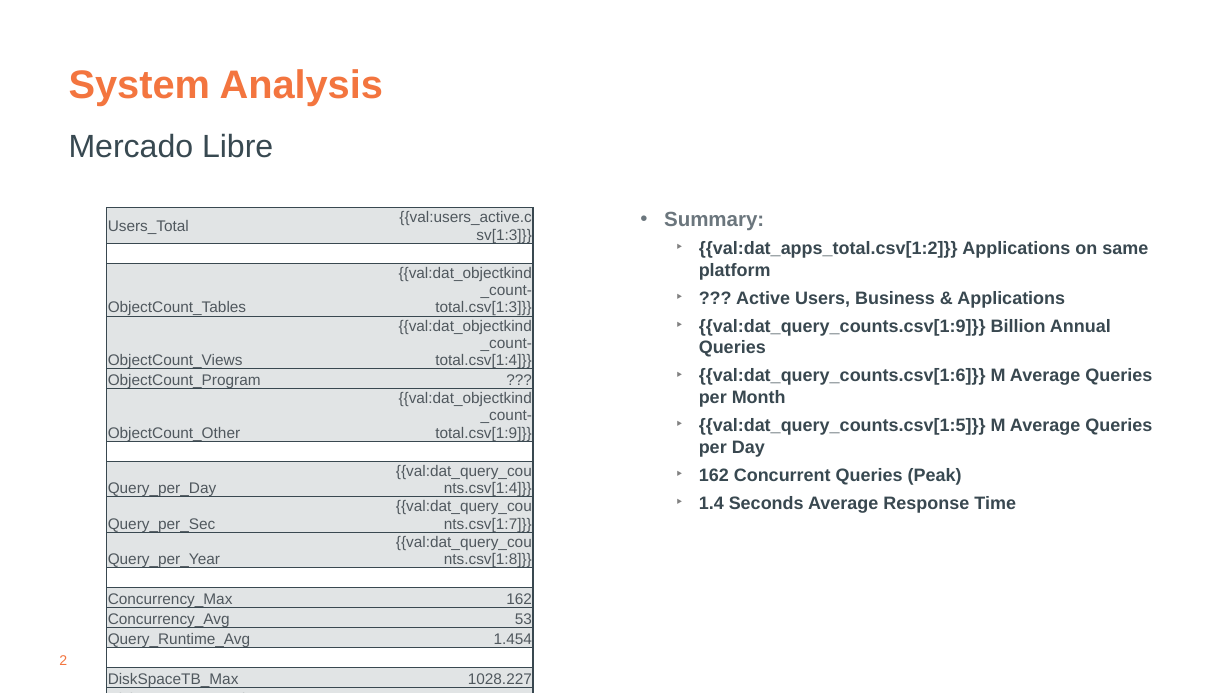
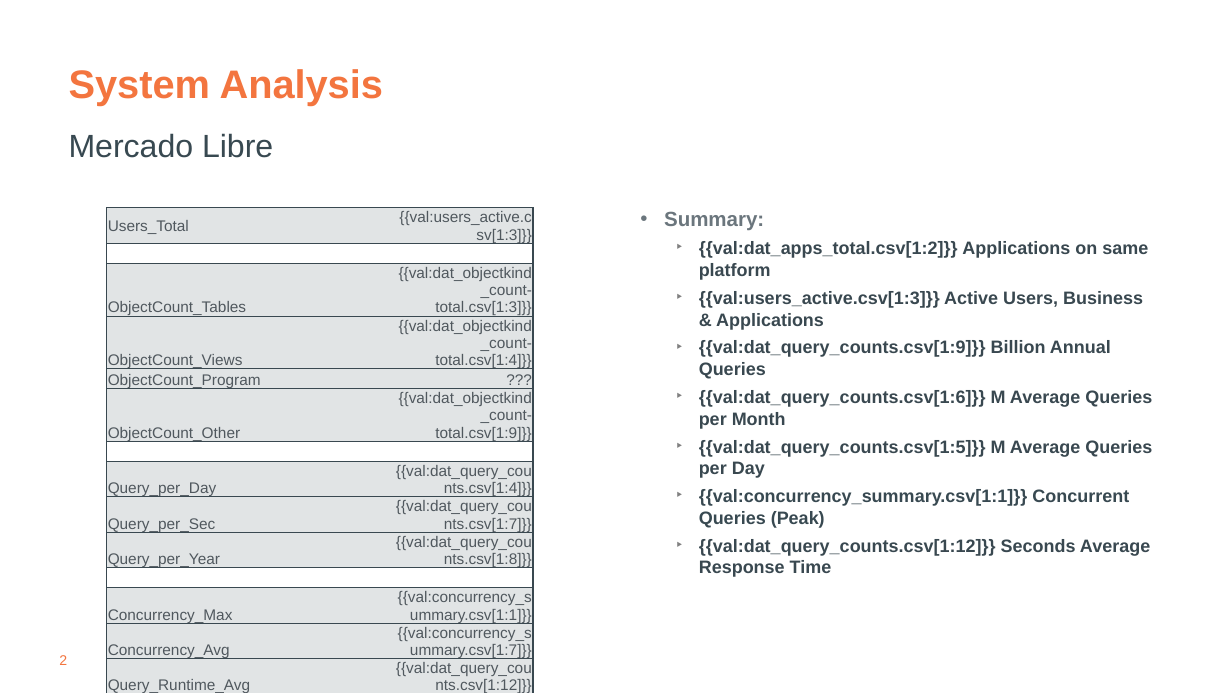
Before and after one commit to tdcoa/sql, a slide deck: slide 2 of filesets/compete_bigquery/big_query_migration_blockers.pptx. Drawn at 1232x693 pixels with LibreOffice and Linux fonts; fonts in the diff are those of the drawing; background and template pictures are left out. Boxes give left, top, right and bottom in pixels: in the first picture for what was removed or moved away, otherwise in the second. Text is boxed around its words. In the diff, an @@ line names an element or a change of style, - is before the commit and + after.

```diff
--- a/filesets/compete_bigquery/big_query_migration_blockers.pptx
+++ b/filesets/compete_bigquery/big_query_migration_blockers.pptx
@@ table at (107,208,533,693) @@
-row 12, column 2: 162
+row 12, column 2: {{val:concurrency_summary.csv[1:1]}}
-row 13, column 2: 53
+row 13, column 2: {{val:concurrency_summary.csv[1:7]}}
-row 14, column 2: 1.454
+row 14, column 2: {{val:dat_query_counts.csv[1:12]}}
-row 16, column 2: 1028.227
+row 16, column 2: {{val:dat_disk_space_total.csv[1:2]}}
-row 17, column 2: 531.095
+row 17, column 2: {{val:dat_disk_space_total.csv[1:3]}}
@@ text at (699,291,1143,330): text changed @@
-  ‣ ??? Active Users, Business & Applications
+  ‣ {{val:users_active.csv[1:3]}} Active Users, Business & Applications
@@ text at (699,489,1150,577): text changed @@
-  ‣ 162 Concurrent Queries (Peak)
-  ‣ 1.4 Seconds Average Response Time
+  ‣ {{val:concurrency_summary.csv[1:1]}} Concurrent Queries (Peak)
+  ‣ {{val:dat_query_counts.csv[1:12]}} Seconds Average Response Time
```
Also in this commit, not shown: 1 other slide changed, 1 other file.
